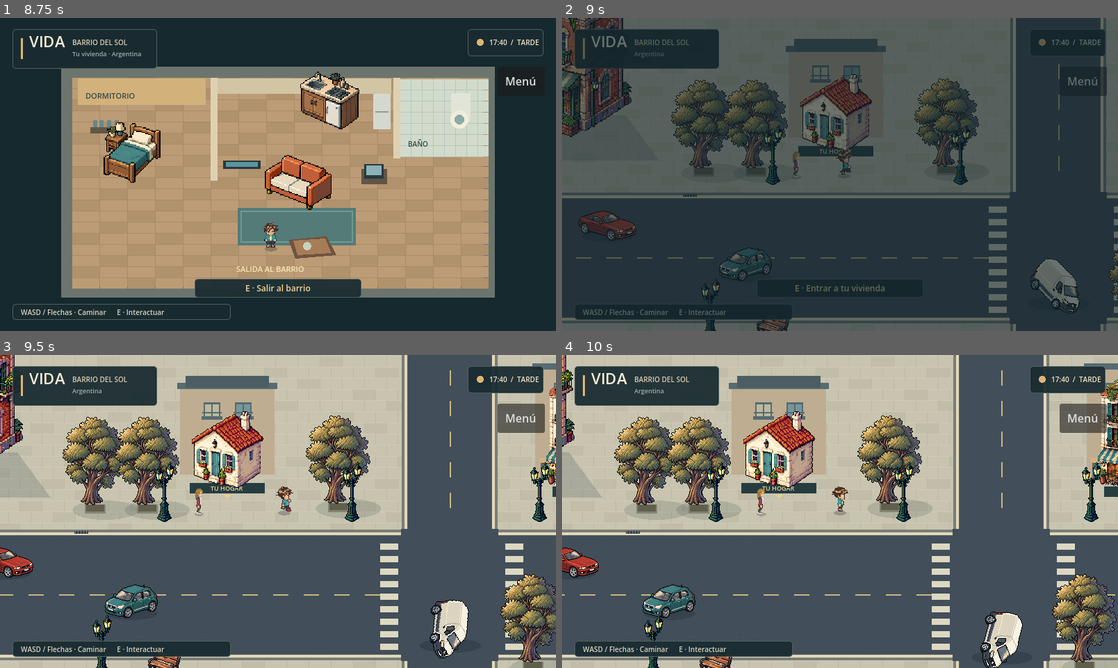
Above: before the commit, frames 1-4 (two rows, left to right).
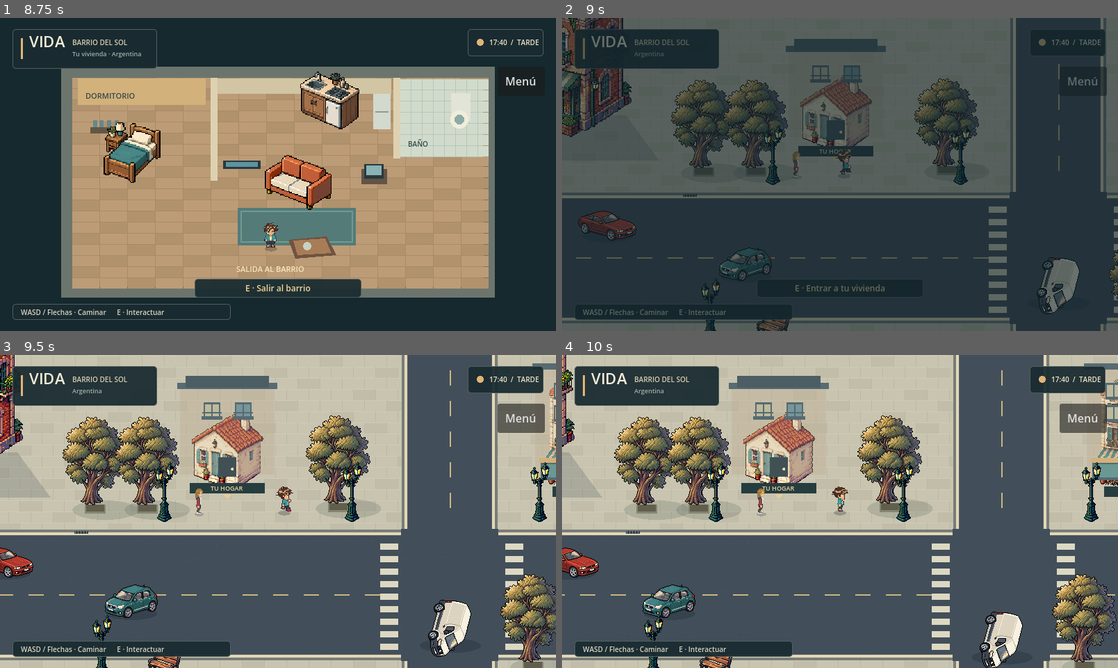
Above: after the commit, the same moments.

Repository: AgustinWojtyszyn/Life--simulador-de-vida
Game: Godot game, scene res://scenes/app.tscn
The game is run twice, just before and just after one commit, with the same random seed, the same clock (stepped at 60 frames per second) and the same inputs.
Inputs (mouse positions are in pixels of both pictures, inside the frame that each line leads up to):
- Up to frame 1 (8.75 s): click "Nueva partida" at 0.5 s; click "Hombre" at 1.25 s; click "Clara" at 2 s; click "Natural" at 2.75 s; click "Castaño" at 3.5 s; click "Turquesa" at 4.25 s; click "Gris" at 5 s; click "Continuar → Elegir país" at 5.75 s; click "Comenzar mi vida" at 6.5 s; click "Menú" at 7.25 s; click "Seguir jugando" at 8 s
- Up to frame 2 (9 s): tap Enter at 8.75 s; move the mouse to (962, 158) at 8.77 s; hold D (move_right) from 8.78 s (still down); tap E (interact) at 8.85 s; click (962, 158) at 8.92 s
- Up to frame 3 (9.5 s): keep holding D (move_right)
- Up to frame 4 (10 s): release D (move_right) at 9.5 s; drag from (728, 527) to (812, 574) at 9.52 s

Frame 1 is identical in both runs. In frame 2, 1.2% of the frame differs, in the area x 42-94%, y 18-95%; in frame 3, 2.2%; in frame 4, 2.4%, in the area x 32-100%, y 7-100%.

Commit message:
test: cover staged seating and turning traffic; polish world paths

Diff:
--- a/scripts/building.gd
+++ b/scripts/building.gd
@@ -19,6 +19,7 @@
 	sprite.region_rect = facade.get_image().get_used_rect()
 	sprite.scale = size / facade.get_size()
 	sprite.position = Vector2(0, -sprite.region_rect.size.y * sprite.scale.y / 2)
+	sprite.z_index = -1
 	add_child(sprite)
 	set_meta("building_mode", Access.keys()[access])
 	if access != Access.EXTERIOR_ONLY:
@@ -52,7 +53,9 @@
 		var material: Array = colors.get(country_id, colors["ar"])
 		var left := -w * 0.5
 		var top := -h
-		draw_rect(Rect2(left, top, w, h - 19), material[0].darkened(0.08))
+		var wall: Color = material[0].darkened(0.08)
+		wall.a = 0.38
+		draw_rect(Rect2(left, top, w, h - 19), wall)
 		draw_rect(Rect2(left - 4, top - 7, w + 8, 9), material[1])
 		if variant.roof == 1:
 			draw_colored_polygon(PackedVector2Array([Vector2(left - 7, top), Vector2(0, top - 26), Vector2(-left + 7, top)]), material[1].darkened(0.16))
--- a/scripts/city_ground.gd
+++ b/scripts/city_ground.gd
@@ -70,6 +70,10 @@
 		for i in 24:
 			var p: Vector2 = bed.position + Vector2(rng.randf_range(6, bed.size.x - 6), rng.randf_range(5, bed.size.y - 5))
 			draw_rect(Rect2(p, Vector2(2, 2)), Color("d0b67a"))
+	# A diagonal walking route through the open plaza interrupts the street grid.
+	var plaza_path := PackedVector2Array([Vector2(358, 630), Vector2(401, 684), Vector2(463, 751), Vector2(500, 813), Vector2(552, 873)])
+	draw_polyline(plaza_path, Color("e1d6b6"), 24, true)
+	draw_polyline(plaza_path, Color("b3aa91"), 2, true)
 	for x in [98, 524, 774, 1040, 1330]:
 		draw_rect(Rect2(x, 387, 20, 4), Color("333f47"))
 		for dx in range(2, 20, 4):
--- a/scripts/city_interactions.gd
+++ b/scripts/city_interactions.gd
@@ -22,7 +22,7 @@
 	refresh_target()
 	if InputManager.interact_pressed():
 		interact()
-	elif is_instance_valid(seated_bench) and InputManager.movement() != Vector2.ZERO:
+	elif is_instance_valid(seated_bench) and not player.transitioning and InputManager.movement() != Vector2.ZERO:
 		stand_up()
 	if is_instance_valid(hud):
 		hud.set_interaction(prompt, message)
--- a/scripts/city_vehicle.gd
+++ b/scripts/city_vehicle.gd
@@ -29,6 +29,9 @@
 	sprite.region_rect = sprite.texture.get_image().get_used_rect()
 	sprite.position = Vector2(0, -sprite.region_rect.size.y / 2.0)
 	sprite.flip_h = direction > 0 or not route_points.is_empty()
+	if not route_points.is_empty():
+		heading = (route_points[route_index] - position).angle()
+		sprite.rotation = heading
 	add_child(sprite)
 	if model == "van":
 		half_width = 43.0
--- a/scripts/city_walker.gd
+++ b/scripts/city_walker.gd
@@ -44,7 +44,8 @@
 		wait_time = maxf(0, wait_time - delta)
 		activity_time += delta
 		visual.set_art("seated" if activity == "sit" else "idle", "south", 0)
-		queue_redraw()
+		if wait_time == 0:
+			queue_redraw()
 		return
 	activity = "walk"
 	var goal := route[destination]
--- a/scripts/data/building_variant.gd
+++ b/scripts/data/building_variant.gd
@@ -13,7 +13,7 @@
 static func make(country: String, kind: String, index: int) -> Dictionary:
 	var types: Array = TYPES.get(country, TYPES["ar"])
 	var role := 0 if kind in ["home", "house"] else 3 if kind == "office" else 2 if kind == "shop" else 1
-	var style: String = types[(role + index * 3) % types.size()]
+	var style: String = types[(role + index * 5) % types.size()]
 	var floors := 1 + (index % 3)
 	if style in ["apartamentos", "palazzo", "oficina", "mixto"]:
 		floors += 1
--- a/scripts/playground.gd
+++ b/scripts/playground.gd
@@ -242,6 +242,8 @@
 		[Vector2(1022, 420), Vector2(1022, 580), Vector2(1007, 580), Vector2(1007, 420)],
 		[Vector2(east, 830), Vector2(east + 130, 830), Vector2(east + 130, 856), Vector2(east, 856)],
 		[Vector2(east - 50, 1080), Vector2(east + 100, 1080), Vector2(east + 100, 1100), Vector2(east - 50, 1100)],
+		[Vector2(358, 630), Vector2(401, 684), Vector2(463, 751), Vector2(500, 813), Vector2(552, 873), Vector2(500, 813), Vector2(463, 751), Vector2(401, 684)],
+		[Vector2(1430, 1030), Vector2(1520, 1072), Vector2(1615, 1088), Vector2(1700, 1050), Vector2(1615, 1088), Vector2(1520, 1072)],
 	]
 	for i in WorldManager.district.population:
 		var walker := Node2D.new()
--- a/scripts/shop_interior.gd
+++ b/scripts/shop_interior.gd
@@ -5,6 +5,15 @@
 	texture_filter = CanvasItem.TEXTURE_FILTER_NEAREST
 	$Player/Camera2D.limit_right = 800
 	$Player/Camera2D.limit_bottom = 450
+	for wall in [Rect2(86, 64, 628, 16), Rect2(86, 388, 628, 16), Rect2(86, 64, 16, 340), Rect2(698, 64, 16, 340), Rect2(501, 161, 136, 46)]:
+		var body := StaticBody2D.new()
+		body.position = wall.get_center()
+		var collider := CollisionShape2D.new()
+		var shape := RectangleShape2D.new()
+		shape.size = wall.size
+		collider.shape = shape
+		body.add_child(collider)
+		add_child(body)
 	for entry in [
 		[Vector2(390, 359), "Salir al barrio", "exit_home", "exit"],
 		[Vector2(228, 245), "Comprar provisiones", "shop", "shelf"],
--- a/tests/interactions_test.gd
+++ b/tests/interactions_test.gd
@@ -38,19 +38,24 @@
 	await frames(2)
 	check(actions.prompt.contains("Sentarte"), "Bench must advertise its action")
 	await activate()
+	check(player.transitioning and not player.seated, "Seating must begin with an approach, not teleport")
+	await frames(75)
 	check(player.seated and player.sprite.texture == player.SEATED, "E must seat the resident with the seated pose")
 	var seat_position := player.position
 	await frames(28)
 	check(player.position == seat_position, "Resting must hold the seated position")
 	await activate()
+	await frames(30)
 	check(not player.seated and player.collision_mask == 3 and player.collision_layer == 1, "E must restore movement and collisions")
 	check(not player.test_move(player.transform, Vector2(0, 1)), "Standing spot must be clear")
 	await frames(20)
 	await activate()
+	await frames(75)
 	check(player.seated, "Bench can be used again")
 	Input.action_press("move_right")
 	await frames(6)
 	Input.action_release("move_right")
+	await frames(30)
 	check(not player.seated, "Movement must also stand up")
 	await frames(30)
 	var resident: Node2D = get_nodes_in_group("city_residents")[0]
--- a/tests/traffic_test.gd
+++ b/tests/traffic_test.gd
@@ -19,8 +19,10 @@
 	var world: Node2D = load("res://scenes/playground.tscn").instantiate()
 	root.add_child(world)
 	await frames(3)
-	var cars := get_nodes_in_group("city_traffic")
+	var all_cars := get_nodes_in_group("city_traffic")
+	var cars := all_cars.filter(func(vehicle): return vehicle.route_points.is_empty())
 	var player: CharacterBody2D = world.get_node("Player")
+	check(all_cars.size() == 8, "The turning street circuit must add two moving vehicles")
 	check(cars.size() == 6, "Six moving vehicles must spawn")
 	var models := {}
 	var starts: Array[Vector2] = []
